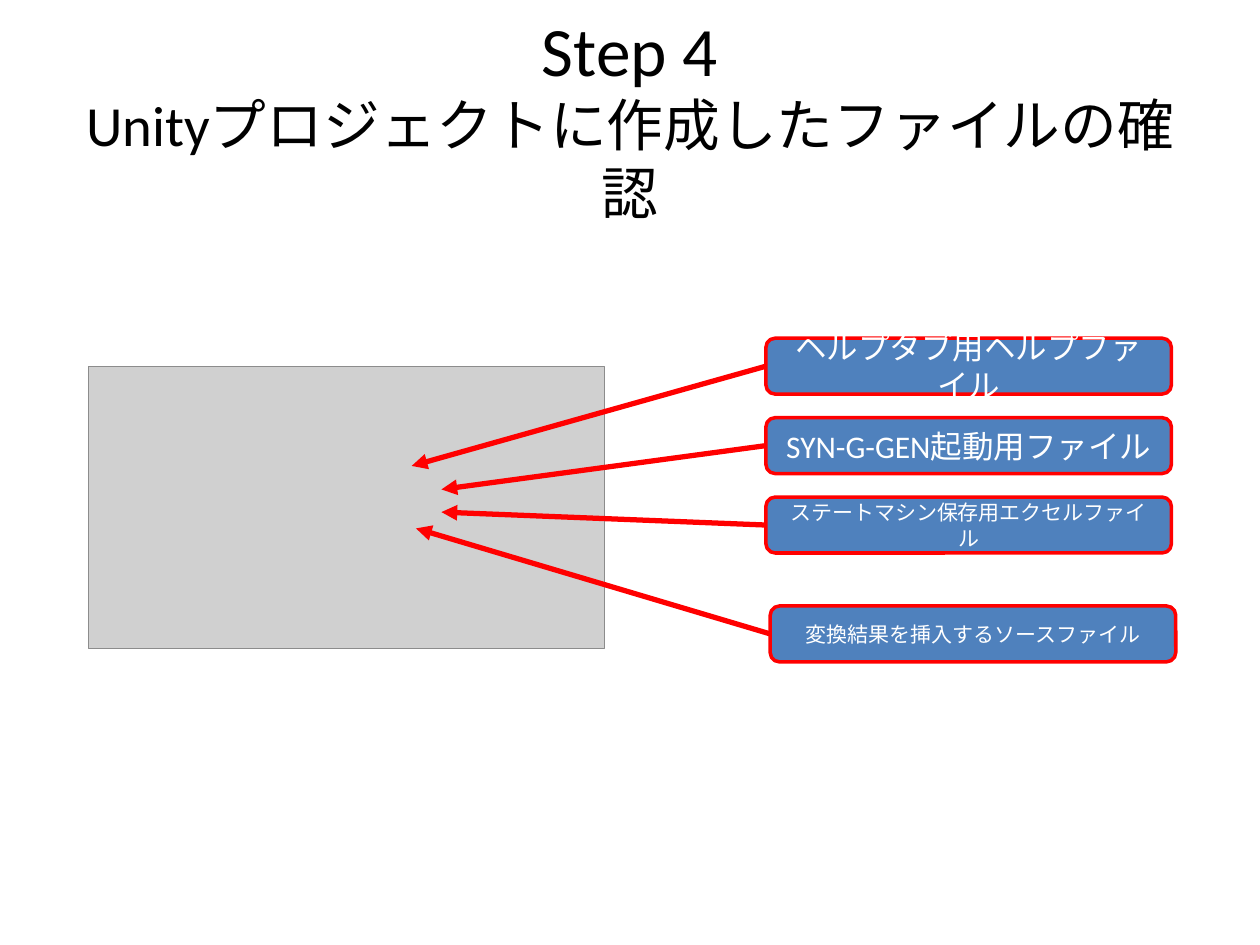
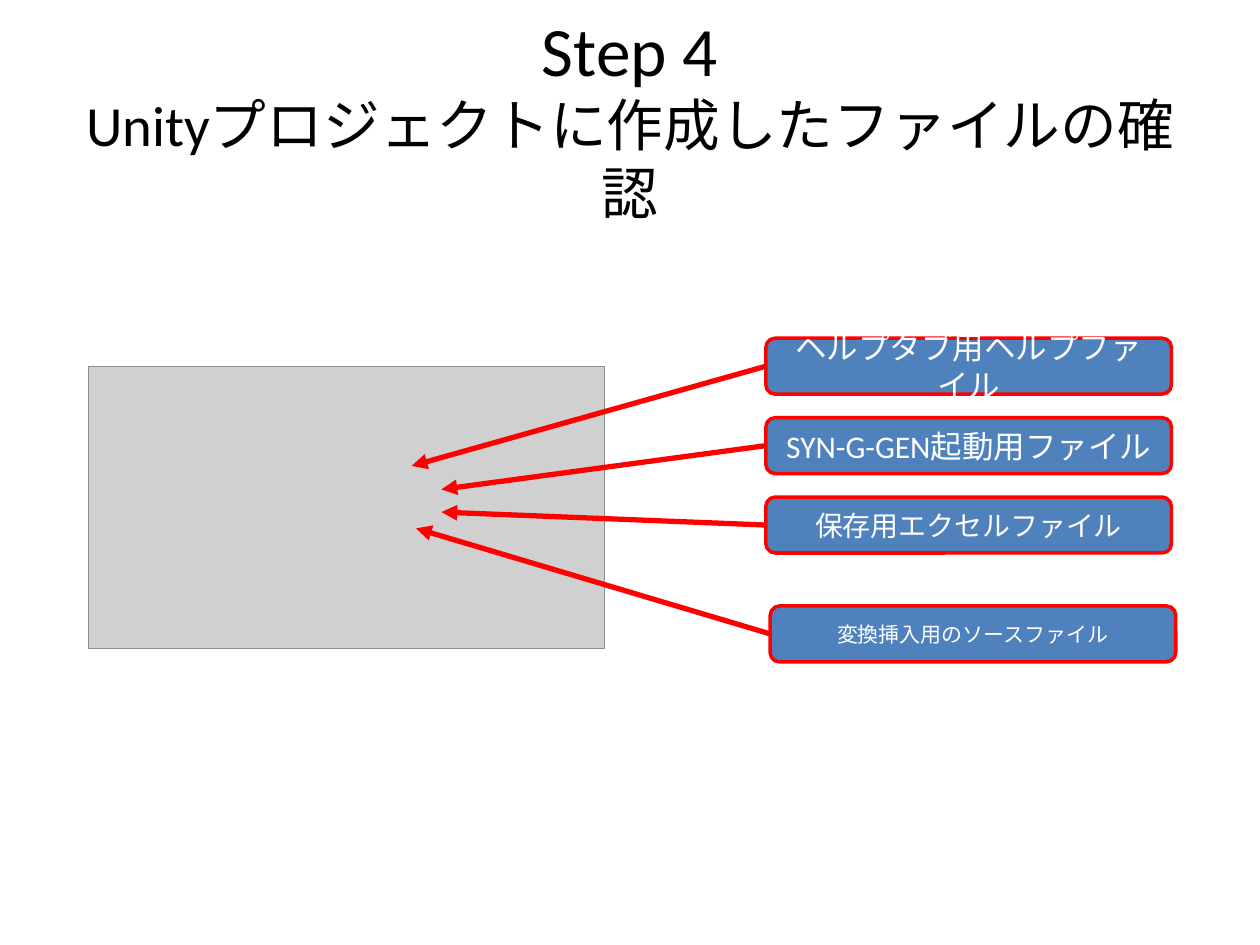
Before and after one commit to NNNIC/psgg-unity-tutorial, a slide deck: slide 8 of PSGG Unity Tutorial #1.pptx. Drawn at 1260x945 pixels with LibreOffice and Linux fonts; fonts in the diff are those of the drawing; grey boxes stand for pictures. Boxes give left, top, right and bottom in pixels: in the first picture for what was removed or moved away, otherwise in the second. Text is boxed around its words. In the diff, an @@ line names an element or a change of style, - is before the commit and + after.

```diff
--- a/PSGG Unity Tutorial #1.pptx
+++ b/PSGG Unity Tutorial #1.pptx
@@ text in rounded rectangle at [815,512,1122,538]: text changed; size 12 to 16 pt @@
-ステートマシン保存用エクセルファイル
+保存用エクセルファイル
@@ text in rounded rectangle at [837,624,1109,644]: text changed @@
-変換結果を挿入するソースファイル
+変換挿入用のソースファイル
```
Also in this commit, not shown: 1 other slide changed, 3 other files.
